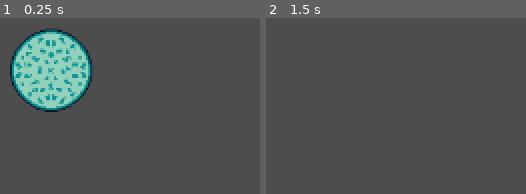
Above: before the commit, frames 1-2 (left to right).
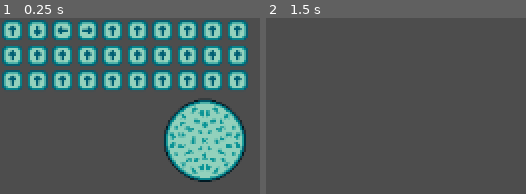
Above: after the commit, the same moments.

Repository: markkarrica/ldmania
Game: Godot game, scene res://minigames/hado_pizza/hado_pizza.tscn
Same seed, same stepped clock (60 frames per second), same inputs: the game is played once before the commit and once after it. This scene is started directly instead of the project's main scene.
Inputs (mouse positions are in pixels of both pictures, inside the frame that each line leads up to):
- Up to frame 1 (0.25 s): no input
- Up to frame 2 (1.5 s): tap Enter at 0.5 s; move the mouse to (outside the picture) at 0.52 s; hold W (move_up) 0.53-1.25 s; hold E (interact) 0.53-1.25 s; click (outside the picture) at 0.67 s; tap Space (jump) at 0.77, 1.25 s; drag from (outside the picture) to (outside the picture) at 1.27 s

The runs differ from the first frame. In frame 1, 41% of the frame differs, in the area x 0-96%, y 1-94%; in frame 2, nothing differs.

Commit message:
Hado Pizza Update!

Diff:
--- a/minigames/hado_pizza/hado_pizza.tscn
+++ b/minigames/hado_pizza/hado_pizza.tscn
@@ -1,7 +1,8 @@
 [gd_scene format=3 uid="uid://de6lwqasuqffk"]
 
 [ext_resource type="Script" uid="uid://d0mivoyh4khxc" path="res://minigames/hado_pizza/hado_pizza.gd" id="1_7clk5"]
-[ext_resource type="Texture2D" uid="uid://bndf3o5whnqe0" path="res://minigames/hado_pizza/assets/pizza.png" id="2_7clk5"]
+[ext_resource type="Texture2D" uid="uid://602klnn7i7vp" path="res://minigames/hado_pizza/assets/pizza.png" id="2_7clk5"]
+[ext_resource type="PackedScene" uid="uid://ccf3vgvww2ysj" path="res://minigames/hado_pizza/input_prompt.tscn" id="3_4a7fo"]
 
 [node name="HadoPizza" type="Node2D" unique_id=1536346680]
 script = ExtResource("1_7clk5")
@@ -11,5 +12,9 @@
 offset_bottom = 134.0
 
 [node name="Pizza" type="Sprite2D" parent="." unique_id=1995673200]
-position = Vector2(41, 42)
+position = Vector2(164, 98)
 texture = ExtResource("2_7clk5")
+
+[node name="InputPrompt" parent="." unique_id=2064534793 instance=ExtResource("3_4a7fo")]
+directions = Array[int]([1, 2, 3, 4, 1, 1, 1, 1, 1, 1, 1, 1, 1, 1, 1, 1, 1, 1, 1, 1, 1, 1, 1, 1, 1, 1, 1, 1, 1, 1])
+wrap_after = 10
--- a/minigames/hado_pizza/input_prompt.gd
+++ b/minigames/hado_pizza/input_prompt.gd
@@ -9,16 +9,50 @@
 	OneDirection = 999
 }
 
-var directions: Array[Direction]
+@export var directions: Array[Direction]
+@export var wrap_after: int = 20
+@onready var up_arrow: Sprite2D = $UpArrow
+@onready var xoffset: float = up_arrow.texture.get_size().x + 4 # 4 is a bit of margin
+@onready var yoffset: float = up_arrow.texture.get_size().y + 4 # 4 is a bit of margin
 
 func init(directions: Array[Direction]):
 	self.directions = directions
 
 # Called when the node enters the scene tree for the first time.
 func _ready() -> void:
+	var x: float = xoffset / 2
+	var y: float = yoffset / 2
+	var index: int = 0
 	for dir in directions:
+		var current_dir = Sprite2D.new()
+		current_dir.texture = up_arrow.texture
+
+		match dir:
+			Direction.down:
+				current_dir.transform = current_dir.transform.rotated(PI)
+			Direction.left:
+				current_dir.transform = current_dir.transform.rotated(-PI / 2)
+			Direction.right:
+				current_dir.transform = current_dir.transform.rotated(PI / 2)
+
+		add_child(current_dir)
+		current_dir.position.x = x
+		current_dir.position.y = y
+		x += xoffset
+		index += 1
+		if(index == wrap_after):
+			index = 0
+			x = xoffset / 2
+			y += yoffset
 		print(dir)
-	pass # Replace with function body.
+
+func _input(event: InputEvent) -> void:
+	if(event.is_action_pressed("debug_key_1")):
+		var mychild: Sprite2D = get_child(2) # then sell it
+		print(mychild.name)
+		var mytween = create_tween()
+		mytween.tween_property(mychild, "modulate:a", 0.6, 0.2).set_ease(Tween.EASE_IN_OUT)
+
 
 
 # Called every frame. 'delta' is the elapsed time since the previous frame.
--- a/minigames/hado_pizza/input_prompt.tscn
+++ b/minigames/hado_pizza/input_prompt.tscn
@@ -1,11 +1,14 @@
 [gd_scene format=3 uid="uid://ccf3vgvww2ysj"]
 
 [ext_resource type="Script" uid="uid://b2df31xgr1xgx" path="res://minigames/hado_pizza/input_prompt.gd" id="1_dyb6n"]
-[ext_resource type="Texture2D" uid="uid://cl0tf5usboppj" path="res://minigames/hado_pizza/assets/UpArrow.png" id="2_v8st3"]
+[ext_resource type="Texture2D" uid="uid://cyf2cpdjuelou" path="res://minigames/hado_pizza/assets/UpArrow.png" id="2_v8st3"]
 
 [node name="InputPrompt" type="Node2D" unique_id=2064534793]
 script = ExtResource("1_dyb6n")
+directions = Array[int]([1, 2, 3, 4, 1, 1, 1, 1, 1, 1, 1, 1, 1, 1, 1, 1, 1, 1, 1, 1, 1, 1, 1, 1, 1, 1, 1, 1, 1, 1, 1])
+wrap_after = 5
 
 [node name="UpArrow" type="Sprite2D" parent="." unique_id=1991797748]
-position = Vector2(16, 16)
+visible = false
+position = Vector2(8, 8)
 texture = ExtResource("2_v8st3")
Not shown, added: assets/audio/music/main_menu.wav.import
Binary file changed: minigames/hado_pizza/assets/UpArrow.png
Not shown, changed: minigames/hado_pizza/assets/UpArrow.png.import
Not shown, changed: minigames/hado_pizza/assets/pizza.png.import
Not shown, added: assets/audio/music/main_menu.wav
